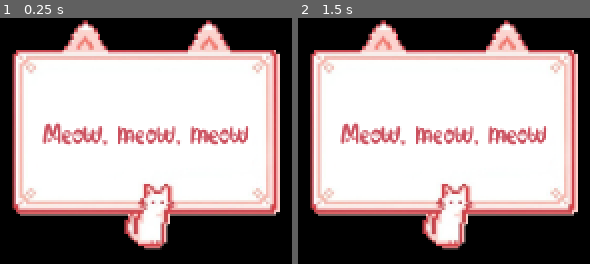
Above: before the commit, frames 1-2 (left to right).
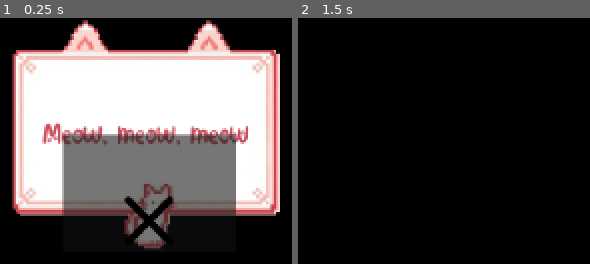
Above: after the commit, the same moments.

Repository: DiScarlet/desktop-kitty-cat
Game: Godot game, scene res://scenes/AdditionalScenes/note_screen.tscn
Same seed, same stepped clock (60 frames per second), same inputs: the game is played once before the commit and once after it. This scene is started directly instead of the project's main scene.
Inputs (mouse positions are in pixels of both pictures, inside the frame that each line leads up to):
- Up to frame 1 (0.25 s): no input
- Up to frame 2 (1.5 s): click (446, 219) at 0.52 s; tap Enter at 1.25 s; move the mouse to (outside the picture) at 1.27 s; click (outside the picture) at 1.42 s

The runs differ from the first frame. In frame 1, 22% of the frame differs, in the area x 21-81%, y 47-95%; in frame 2, 66%, in the area x 4-96%, y 0-95%.

Commit message:
Fixed hysteresis misconsistency

Diff:
--- a/scenes/AdditionalScenes/note_screen.tscn
+++ b/scenes/AdditionalScenes/note_screen.tscn
@@ -3,6 +3,8 @@
 [ext_resource type="Script" uid="uid://ciwuxulvga74s" path="res://scripts/note_screen.gd" id="1_4qog5"]
 [ext_resource type="Texture2D" uid="uid://da17gm87k4ufk" path="res://images/Notes/notes_panel.png" id="2_k7mh4"]
 [ext_resource type="FontFile" uid="uid://bfp3k758ualhu" path="res://fonts/font1/f1.otf" id="3_lnlro"]
+[ext_resource type="Texture2D" uid="uid://d1gikqrphr8lu" path="res://images/Notes/close-icon.png" id="4_3gn1d"]
+[ext_resource type="Script" uid="uid://bjgbskf6iitq2" path="res://scripts/Notes/Buttons/close_button.gd" id="5_2vq02"]
 
 [node name="NoteScreen" type="Window" unique_id=579063132]
 transparent_bg = true
@@ -36,3 +38,23 @@
 text = "Meow, meow, meow"
 horizontal_alignment = 1
 vertical_alignment = 1
+
+[node name="Button" type="Button" parent="." unique_id=1829099610]
+anchors_preset = 7
+anchor_left = 0.5
+anchor_top = 1.0
+anchor_right = 0.5
+anchor_bottom = 1.0
+offset_left = -101.0
+offset_top = -141.0
+offset_right = 107.0
+offset_bottom = 67.0
+grow_horizontal = 2
+grow_vertical = 0
+icon = ExtResource("4_3gn1d")
+icon_alignment = 1
+script = ExtResource("5_2vq02")
+
+[node name="Timer" type="Timer" parent="." unique_id=1217834098]
+
+[connection signal="pressed" from="Button" to="Button" method="_on_pressed"]
--- /dev/null
+++ b/scripts/Notes/Buttons/close_button.gd
@@ -0,0 +1,4 @@
+extends Button
+
+func _on_pressed() -> void:
+	GameManager.kill_note_instance.emit()
--- a/scripts/cat.gd
+++ b/scripts/cat.gd
@@ -88,7 +88,17 @@
 
 	#TODO: FIX IT HERE
 	#Walking logic
-	if anim_vars.distance >= START_DISTANCE:
+	if current_state == CatState.WALKING:
+		if anim_vars.distance > STOP_DISTANCE:
+			go_to_location(anim_vars.window_screen, anim_vars.distance, anim_vars.direction, anim_vars.cur_animation_direction, delta)
+		else:
+			manage_sitting(anim_vars.cur_animation_direction)
+
+	elif anim_vars.distance >= START_DISTANCE:
+		if current_state != CatState.WALKING:
+			current_state = CatState.WALKING
+			play_correct_animation(anim_vars.cur_animation_direction, "walk", false)
+
 		go_to_location(anim_vars.window_screen, anim_vars.distance, anim_vars.direction, anim_vars.cur_animation_direction, delta)
 
 func manage_sitting(cur_animation_direction):
--- a/scripts/note_screen.gd
+++ b/scripts/note_screen.gd
@@ -3,12 +3,14 @@
 #VARS
 #constants
 const WINDOW_SIZE = Vector2i(386, 281)
+const NOTE_TIMELIFE = 60
 #locals
 var dragging = false
 var click_position = Vector2()
 #Godot elements
 @onready var label: Label = $Sprite2D/Label
 @onready var sprite: Sprite2D = $Sprite2D
+var timer: SceneTreeTimer
 #lists/dicts/enums
 var notes = [
 	"Feed your cat",
@@ -24,6 +26,7 @@
 func _ready() -> void:
 	setup_instance()
 
+
 #action functions
 func show_random_note():
 	label.text = notes.pick_random()
@@ -31,9 +34,21 @@
 
 #setup funcs
 func setup_instance():
+	timer = get_tree().create_timer(NOTE_TIMELIFE)
+	timer.timeout.connect(_on_note_timeout)
+	GameManager.kill_note_instance.connect(_on_note_timeout)
+
 	GameManager.note_window_id = get_window_id()
 	size = WINDOW_SIZE
-	sprite.global_position = WINDOW_SIZE / 2
+
+	close_requested.connect(queue_free)
+
+	sprite.position = WINDOW_SIZE / 2
+
+#event funcs
+func _on_note_timeout():
+	#TODO: CREATE A FUNC THAT LAUNCHES UP THE NOTE OR MAKES IT GO OUT BEUTIFULLT
+	queue_free()
 
 #system funcs
 func _input(event):
--- a/scripts/singletons/GameManager.gd
+++ b/scripts/singletons/GameManager.gd
@@ -6,7 +6,7 @@
 signal change_cat_state(new_state: CatState)
 	#notes
 signal bring_note
-
+signal kill_note_instance
 
 #VARS
 #Globals(for the project), locals(for GameManager)
Binary file added: images/Notes/close-icon.png
Not shown, added: images/Notes/close-icon.png.import
Not shown, added: scripts/Notes/Buttons/close_button.gd.uid
